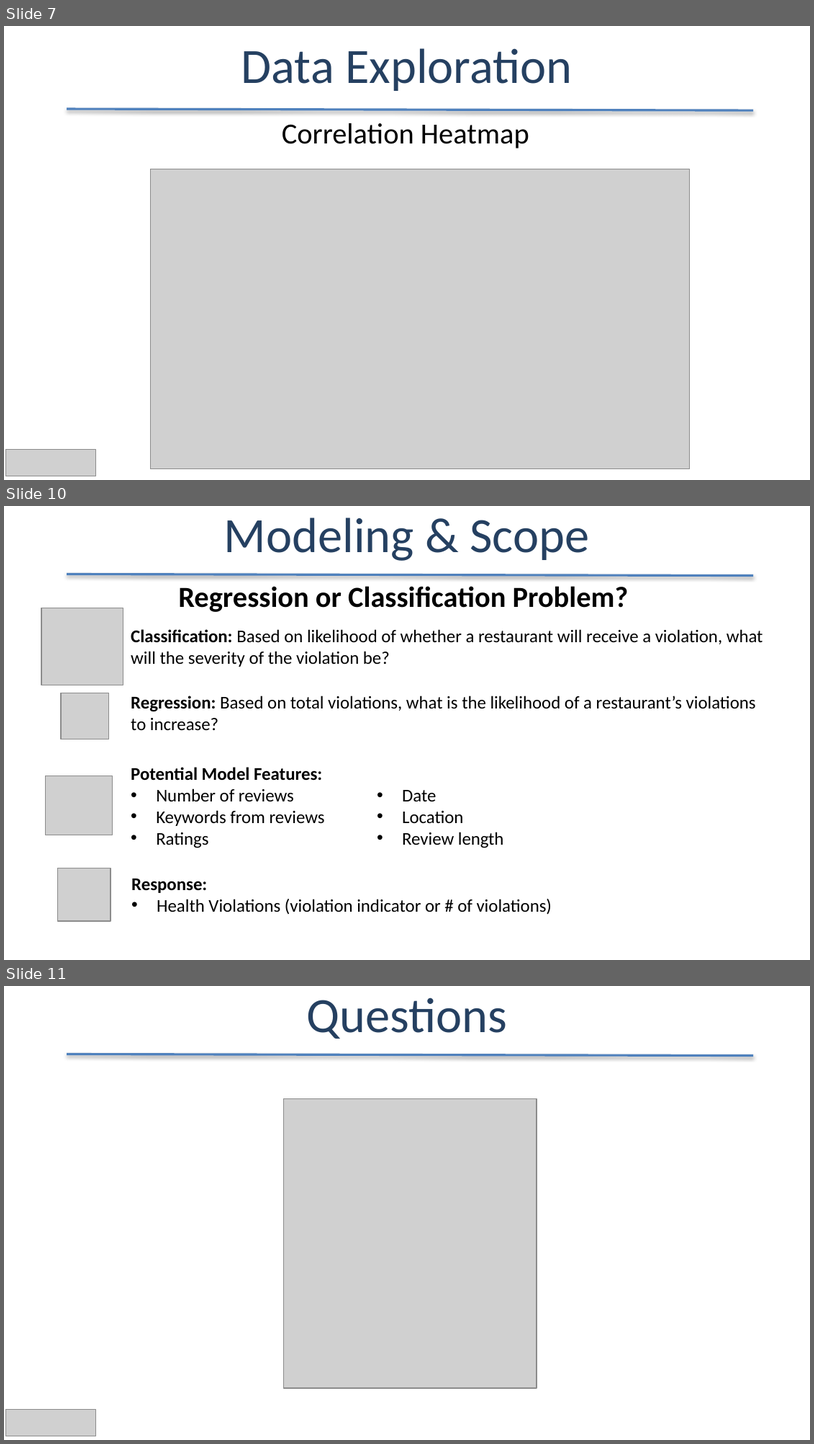
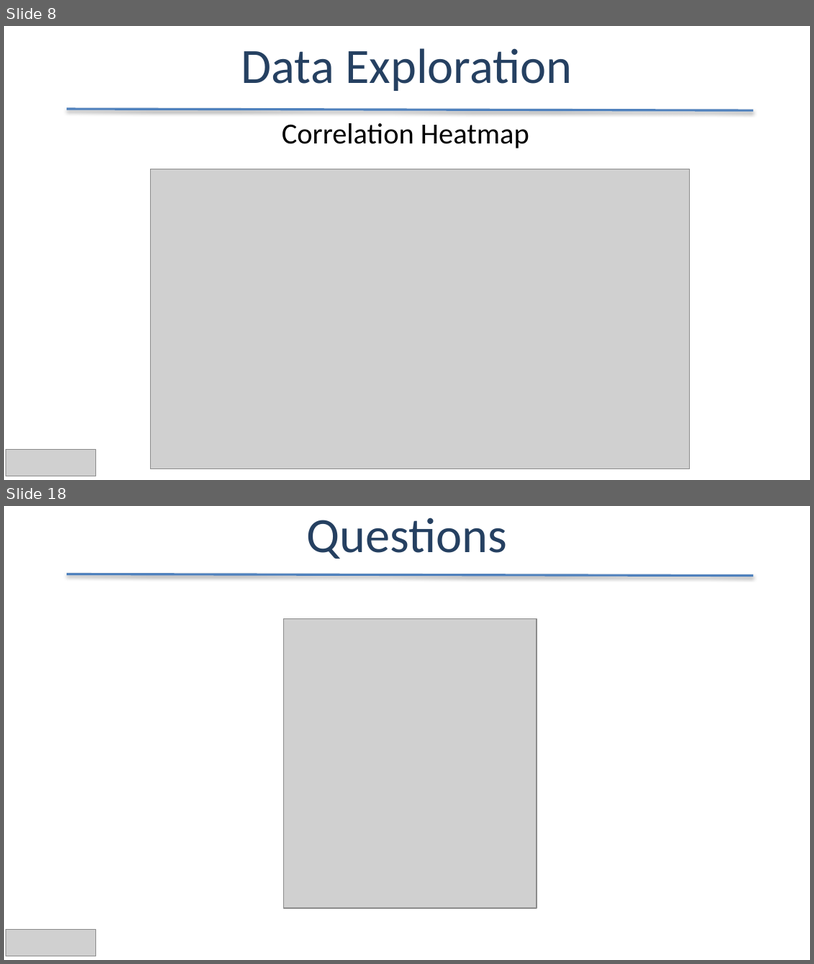
Before and after one commit to shehzadb03/General_Assembly_Yelp_NLP_Draft, a slide deck: DAT7_Bashir.pptx. Shown one above the other, each under a label of ours: slides 7, 10 and 11 before the commit, slides 8 and 18 after it; the slides between them are not shown. The pictures are 814x1444 and 814x964 pixels, drawn with LibreOffice and Linux fonts; fonts in the diff are those of the drawing; grey boxes stand for pictures. Boxes give left, top, right and bottom in pixels: in the first picture for what was removed or moved away, otherwise in the second. Text is boxed around its words. In the diff, an @@ line names an element or a change of style, - is before the commit and + after.

```diff
--- a/DAT7_Bashir.pptx
+++ b/DAT7_Bashir.pptx
@@ slide 10 removed at [4,506,810,960], background #FFFFFF @@
@@ text removed at [224,518,589,561] @@
-Modeling & Scope
@@ line removed from (67, 574) to (754, 575) @@
@@ text removed at [178,586,629,612] @@
-Regression or Classification Problem?
@@ picture removed at [41,608,123,685] @@
@@ text removed at [131,629,764,667] @@
-Classification: Based on likelihood of whether a restaurant will receive a violation, what will the severity of the violation be?
@@ picture removed at [62,693,109,739] @@
@@ text removed at [131,695,756,730] @@
-Regression: Based on total violations, what is the likelihood of a restaurant’s violations to increase?
@@ picture removed at [45,776,112,835] @@
@@ text removed at [131,767,325,848] @@
-Potential Model Features:
-• Number of reviews
-• Keywords from reviews
-• Ratings
@@ text removed at [402,790,504,848] @@
-• Date
-• Location
-• Review length
@@ picture removed at [58,868,111,921] @@
@@ text removed at [131,878,552,914] @@
-Response:
-• Health Violations (violation indicator or # of violations)
@@ what was slide 7 is now slide 8 @@
@@ what was slide 11 is now slide 18 @@
```
Also in this commit, not shown: 6 slides changed, 9 slides added, 1 other slide removed.
